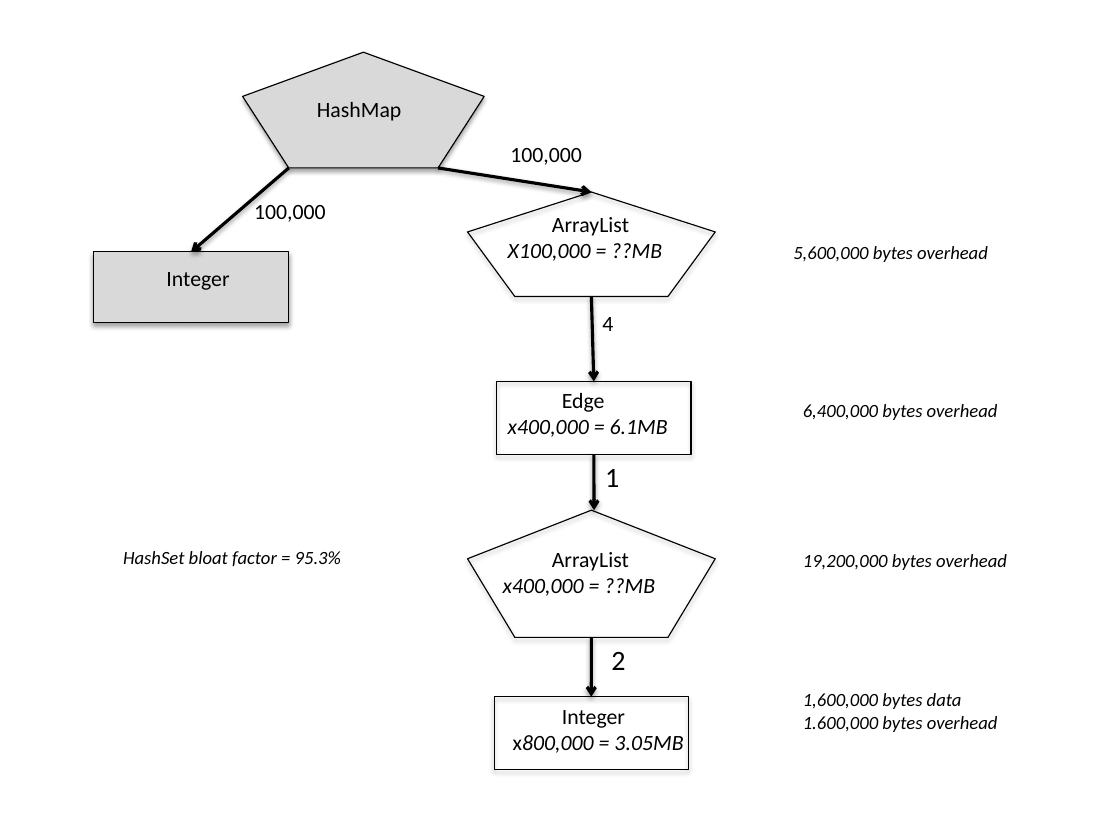
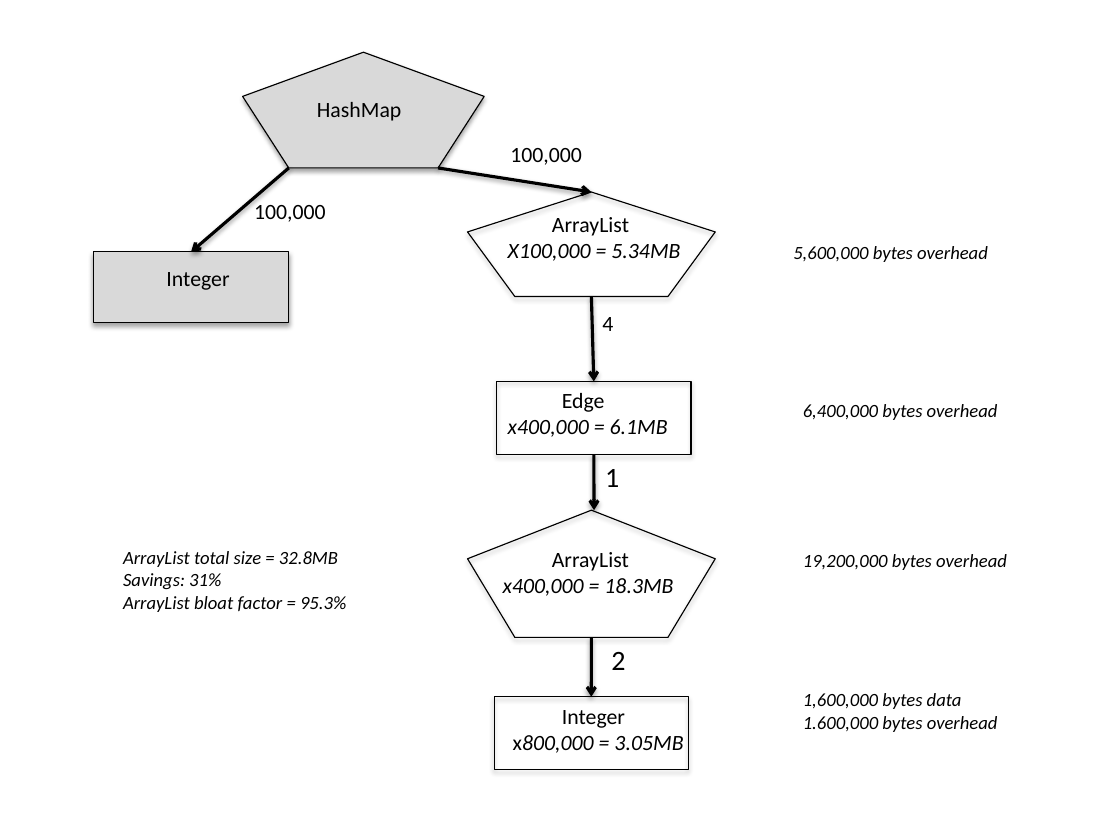
Before and after one commit to TheRuncibleTuner/bloatbook, a slide deck: slide 1 of part3/Figures/trimmed-graph.pptx. Drawn at 1120x840 pixels with LibreOffice and Linux fonts; fonts in the diff are those of the drawing. Boxes give left, top, right and bottom in pixels: in the first picture for what was removed or moved away, otherwise in the second. Text is boxed around its words. In the diff, an @@ line names an element or a change of style, - is before the commit and + after.

```diff
--- a/part3/Figures/trimmed-graph.pptx
+++ b/part3/Figures/trimmed-graph.pptx
@@ text at (508, 244, 680, 261): text changed @@
-X100,000 = ??MB
+X100,000 = 5.34MB
@@ text at (123, 551, 346, 612): text changed @@
-HashSet bloat factor = 95.3%
+ArrayList total size = 32.8MB
+Savings: 31%
+ArrayList bloat factor = 95.3%
@@ text at (503, 578, 673, 596): text changed @@
-x400,000 = ??MB
+x400,000 = 18.3MB
```
Also in this commit, not shown: 9 other files.
